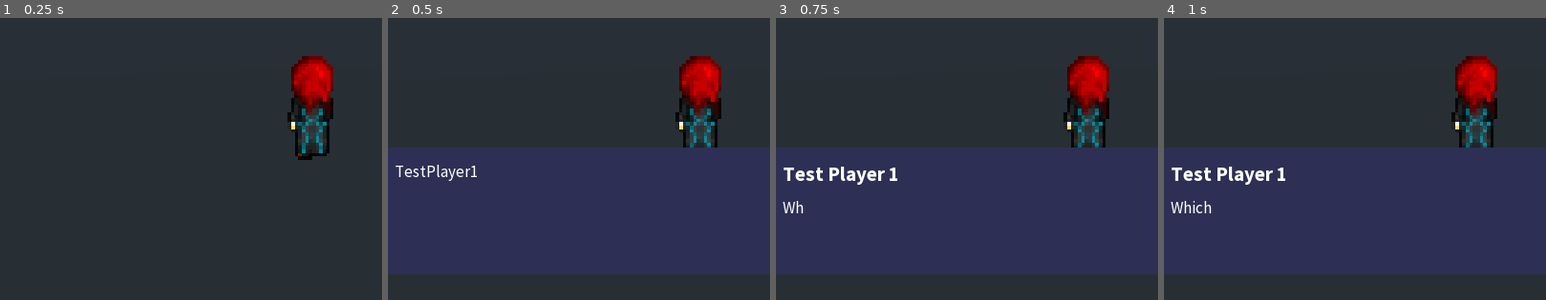
Above: before the commit, frames 1-4 (left to right).
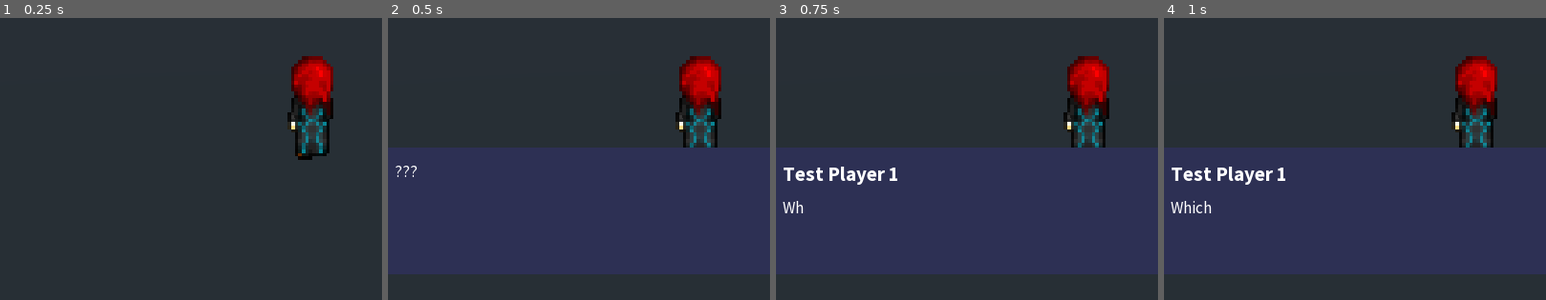
Above: after the commit, the same moments.

Repository: Jantho1990/Pseudo-3D-Layer-Test
Game: Godot game, scene res://maps/DialogueTest/DialogueTestMap.tscn
The game is run twice, just before and just after one commit, with the same random seed, the same clock (stepped at 60 frames per second) and the same inputs. This scene is started directly instead of the project's main scene.
Inputs (mouse positions are % of the whole screen's width and height, from its top left):
- Up to frame 1 (0.25 s): no input
- Up to frame 2 (0.5 s): no input
- Up to frame 3 (0.75 s): tap Enter (ui_accept) at 0.5 s; move the mouse to (72, 41) at 0.52 s; hold E (rotate_right) from 0.53 s (still down); tap Space (ui_select) at 0.6 s; click (72, 41) at 0.67 s
- Up to frame 4 (1 s): keep holding E (rotate_right); tap Enter (ui_accept) at 0.77 s
The pictures show only the part of the screen within x 9-59%, y 50-100%; the shares and areas given below are measured in that part.

Frame 1 is identical in both runs. In frame 2, 0.4% of the frame differs, in the area x 2-24%, y 52-58%; in frame 3, nothing differs; in frame 4, nothing differs.

Commit message:
added support for making dialogue block anonymous

Diff:
--- a/systems/dialogue_handler/renderers/DialogueBoxRenderer.gd
+++ b/systems/dialogue_handler/renderers/DialogueBoxRenderer.gd
@@ -6,8 +6,9 @@
 }
 
 
+export(String) var anonymous_name = '???' # The string used when displaying an anonymous character's name.
+export(String) var next_command = 'ui_select'
 export(float) var step_next_letter = 0.1 # How long to wait before advancing to the next letter.
-export(String) var next_command = 'ui_select'
 
 var paused = false # Dialogue rendering is paused.
 var step_content_percent_visible = 0.0 # How much of the text in the content box is currently visible.
@@ -94,8 +95,13 @@
 
 # Renders text-type content.
 func render_type_text(block_name : String, block):
-  var character_name = block.character_display_name if block.has('character_display_name') \
-    else block.character
+  var character_name
+  if block.has('anonymous') and block.anonymous:
+    character_name = anonymous_name
+  elif block.has('character_display_name'):
+    character_name = block.character_display_name
+  else:
+    character_name = block.character
   var text = block.text
 
   # Render the character name
